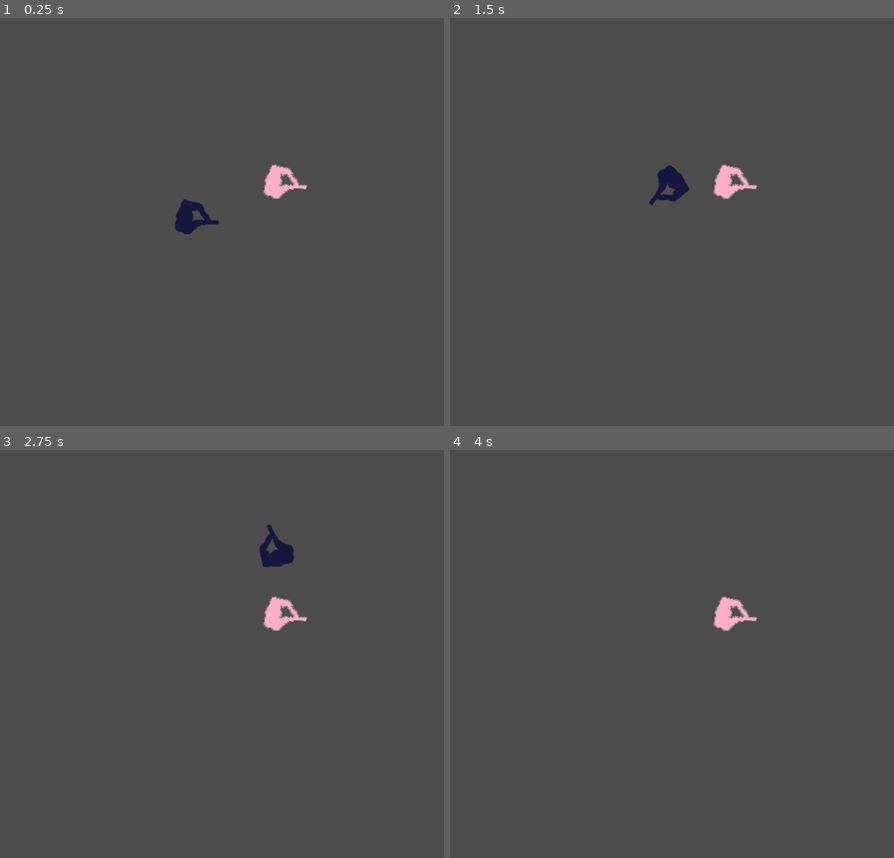
Above: before the commit, frames 1-4 (two rows, left to right).
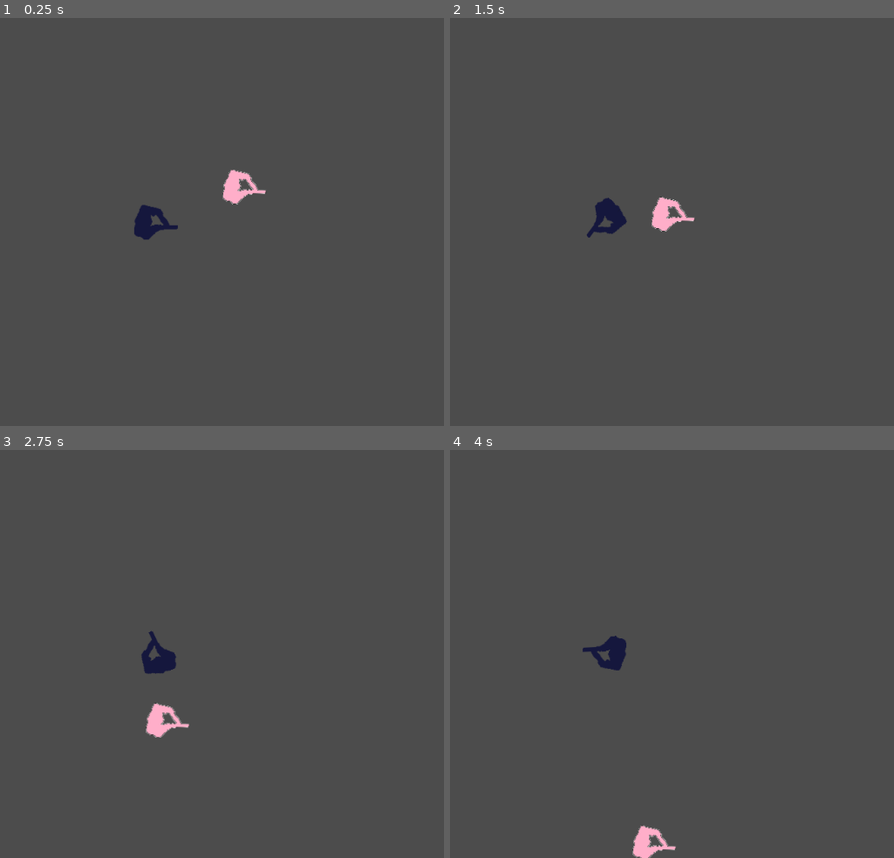
Above: after the commit, the same moments.

Repository: JoeWar99/RetroJam19-PSI
Game: Godot game, scene res://World.tscn
Same seed, same stepped clock (60 frames per second), same inputs: the game is played once before the commit and once after it.
Inputs:
- Up to frame 1 (0.25 s): no input
- Up to frame 2 (1.5 s): tap Enter at 0.5 s; hold D (move_right_chase) 0.53-1.28 s; hold S (move_down_chase) from 1.28 s (still down)
- Up to frame 3 (2.75 s): release S (move_down_chase) at 2.03 s; hold D (move_right_chase) from 2.03 s (still down)
- Up to frame 4 (4 s): release D (move_right_chase) at 2.78 s; hold W (move_up_chase) 2.78-3.53 s; hold A (move_left_chase) from 3.53 s (still down)

The runs differ from the first frame. In frame 1, 1.7% of the frame differs, in the area x 30-70%, y 35-55%; in frame 2, 1.7%; in frame 3, 1.8%, in the area x 31-70%, y 18-71%; in frame 4, 1.3%.

Commit message:
camera centered on the player, need to add the efect on camera

Diff:
--- a/src/Gajo.gd
+++ b/src/Gajo.gd
@@ -3,6 +3,8 @@
 
 const MOVE_SPEED = 250
 const TURN_ANGLE = PI / 64
+var look_direction = Vector2(1, 0);
+
 
 # Declare member variables here. Examples:
 var angle = 0
@@ -11,7 +13,9 @@
 func _ready():
 	pass
 
+
 func _physics_process(delta):
+
 	var move_vec = Vector2()
 	var speed = 0
 	if Input.is_action_pressed("move_up_chase"):
@@ -26,6 +30,8 @@
 	move_vec = Vector2(speed * cos(angle), speed * sin(angle))
 	move_vec = move_vec.normalized()
 	move_and_collide(move_vec * MOVE_SPEED * delta)
+	look_direction = Vector2(cos(angle), sin(angle))
+	print(look_direction)
 	global_rotation = angle
 
 func kill():
--- a/src/World.tscn
+++ b/src/World.tscn
@@ -1,9 +1,10 @@
-[gd_scene load_steps=7 format=2]
+[gd_scene load_steps=8 format=2]
 
 [ext_resource path="res://Gajo.gd" type="Script" id=1]
 [ext_resource path="res://gajo.png" type="Texture" id=2]
-[ext_resource path="res://Gaja.gd" type="Script" id=3]
-[ext_resource path="res://gaja.png" type="Texture" id=4]
+[ext_resource path="res://pivot.gd" type="Script" id=3]
+[ext_resource path="res://Gaja.gd" type="Script" id=4]
+[ext_resource path="res://gaja.png" type="Texture" id=5]
 
 [sub_resource type="CircleShape2D" id=1]
 radius = 35.8187
@@ -12,7 +13,7 @@
 radius = 35.5446
 
 [node name="World" type="Node2D"]
-position = Vector2( 573.207, 292.982 )
+position = Vector2( 569.883, 294.09 )
 
 [node name="Gajo" type="KinematicBody2D" parent="."]
 script = ExtResource( 1 )
@@ -23,14 +24,31 @@
 [node name="CollisionShape2D" type="CollisionShape2D" parent="Gajo"]
 shape = SubResource( 1 )
 
+[node name="Camera2D" type="Camera2D" parent="Gajo"]
+position = Vector2( -0.721985, -0.27243 )
+current = true
+drag_margin_left = 0.0
+drag_margin_top = 0.0
+drag_margin_right = 0.0
+drag_margin_bottom = 0.0
+editor_draw_limits = true
+editor_draw_drag_margin = true
+
+[node name="pivot" type="Position2D" parent="Gajo"]
+position = Vector2( -6.10352e-005, 0 )
+script = ExtResource( 3 )
+
+[node name="cameraOffset" type="Position2D" parent="Gajo/pivot"]
+position = Vector2( 141.913, -2.92609 )
+
 [node name="Gaja" type="KinematicBody2D" parent="."]
 position = Vector2( 130, -52.0002 )
-script = ExtResource( 3 )
+script = ExtResource( 4 )
 
 [node name="Sprite" type="Sprite" parent="Gaja"]
 position = Vector2( 0.209412, -0.0540619 )
-texture = ExtResource( 4 )
+texture = ExtResource( 5 )
 
 [node name="CollisionShape2D" type="CollisionShape2D" parent="Gaja"]
-position = Vector2( 0.71582, -0.145538 )
+position = Vector2( -2.05035, 2.62067 )
 shape = SubResource( 2 )
--- /dev/null
+++ b/src/pivot.gd
@@ -0,0 +1,12 @@
+extends Position2D
+
+onready var parent = get_parent()
+
+func _ready():
+	update_pivot_angle()
+
+func _physics_process(delta):
+	update_pivot_angle()
+
+func update_pivot_angle():
+	rotation  = parent.look_direction.angle();
--- a/src/project.godot
+++ b/src/project.godot
@@ -17,7 +17,6 @@
 
 config/name="Personal Space Invader"
 run/main_scene="res://World.tscn"
-
 config/icon="res://icon.png"
 
 [input]
